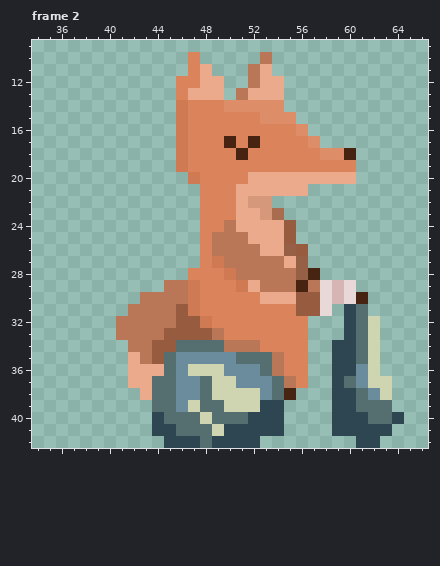
Pixel-art file: Creative/Art/Character/2ndFoxCharatcer.aseprite. The picture above was drawn from the file before the commit.
75x43 pixels, 2 frames. Colours within 5 levels of each other are drawn and written as one. Shown: frame 2: x 34..66, y 9..42. The old version is drawn lined up with the new one.
Now the later version:
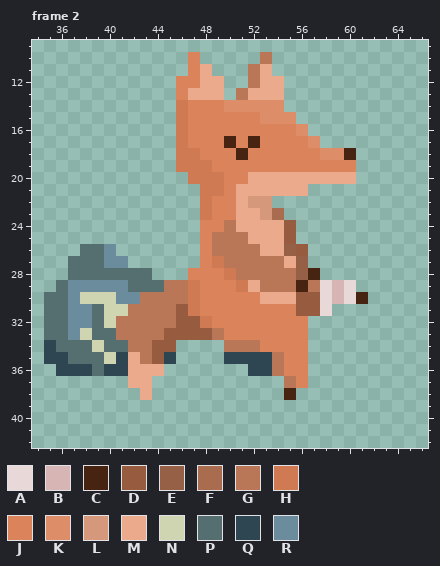
Palette (. is transparent): A #e9d8d8  B #d7b5b5  C #472312  D #975c40  E #966046  F #a96c4f  G #ba7757  H #cf7a52  J #db845b  K #dd8d68  L #d5987a  M #ebaa8b  N #cfd5b1  P #556f70  Q #2d4651  R #6b8c9d
Changes in this commit:
{"change": "whole drawing moved by +9,+6 (the old picture is shown already moved)"}
{"where": "frame 2"}
{"frame":2,"y":18,"x":47,"old":"J","new":"H"}
{"frame":2,"y":19,"x":47,"old":"JJ","new":"HH"}
{"frame":2,"y":20,"x":48,"old":"JJ","new":"HH"}
{"frame":2,"y":21,"x":48,"old":"JJ","new":"HH"}
{"frame":2,"y":22,"x":48,"old":"J","new":"H"}
{"frame":2,"y":23,"x":48,"old":"J","new":"H"}
{"frame":2,"y":26,"x":38,"old":"...","new":"PPR"}
{"frame":2,"y":27,"x":37,"old":".....","new":"PPPRR"}
{"frame":2,"y":28,"x":37,"old":".......","new":"PPPPPPP"}
{"frame":2,"y":29,"x":36,"old":".........","new":"PRRRRRPPP"}
{"frame":2,"y":30,"x":35,"old":"........","new":"PPRNNNRR"}
{"frame":2,"y":31,"x":35,"old":".......","new":"PPRRPNN"}
{"frame":2,"y":31,"x":60,"old":"QP","new":".."}
{"frame":2,"y":32,"x":35,"old":"......","new":"PPRRPN"}
{"frame":2,"y":32,"x":60,"old":"QPN","new":"..."}
{"frame":2,"y":33,"x":35,"old":"......","new":"PPRNPP"}
{"frame":2,"y":33,"x":60,"old":"QPN","new":"..."}
{"frame":2,"y":34,"x":35,"old":".......","new":"QPPPNPP"}
{"frame":2,"y":34,"x":46,"old":"PPPP","new":"...."}
{"frame":2,"y":34,"x":59,"old":"QQPN","new":"...."}
{"frame":2,"y":35,"x":35,"old":".......","new":"QQPPPNQ"}
{"frame":2,"y":35,"x":45,"old":"PRRRRRPPP","new":"Q....QQQQ"}
{"frame":2,"y":35,"x":59,"old":"QQPN","new":"...."}
{"frame":2,"y":36,"x":36,"old":"......","new":"QQQPQQ"}
{"frame":2,"y":36,"x":45,"old":"PRNNNRRRP","new":".......QQ"}
{"frame":2,"y":36,"x":59,"old":"QQRN","new":"...."}
{"frame":2,"y":37,"x":44,"old":"PPRRPNNRRRP","new":"..........."}
{"frame":2,"y":37,"x":59,"old":"QPRNN","new":"....."}
{"frame":2,"y":38,"x":44,"old":"PPRRPNNNNRP","new":"..........."}
{"frame":2,"y":38,"x":59,"old":"QQPRN","new":"....."}
{"frame":2,"y":39,"x":44,"old":"PPRNPPNNNQQ","new":"..........."}
{"frame":2,"y":39,"x":59,"old":"QQPPP","new":"....."}
{"frame":2,"y":40,"x":44,"old":"QPPPNPPPQQQ","new":"..........."}
{"frame":2,"y":40,"x":59,"old":"QQQPPQ","new":"......"}
{"frame":2,"y":41,"x":44,"old":"QQPPPNQQQQQ","new":"..........."}
{"frame":2,"y":41,"x":59,"old":"QQQQQ","new":"....."}
{"frame":2,"y":42,"x":45,"old":"QQQPQQQQ","new":"........"}
{"frame":2,"y":42,"x":61,"old":"QQ","new":".."}
